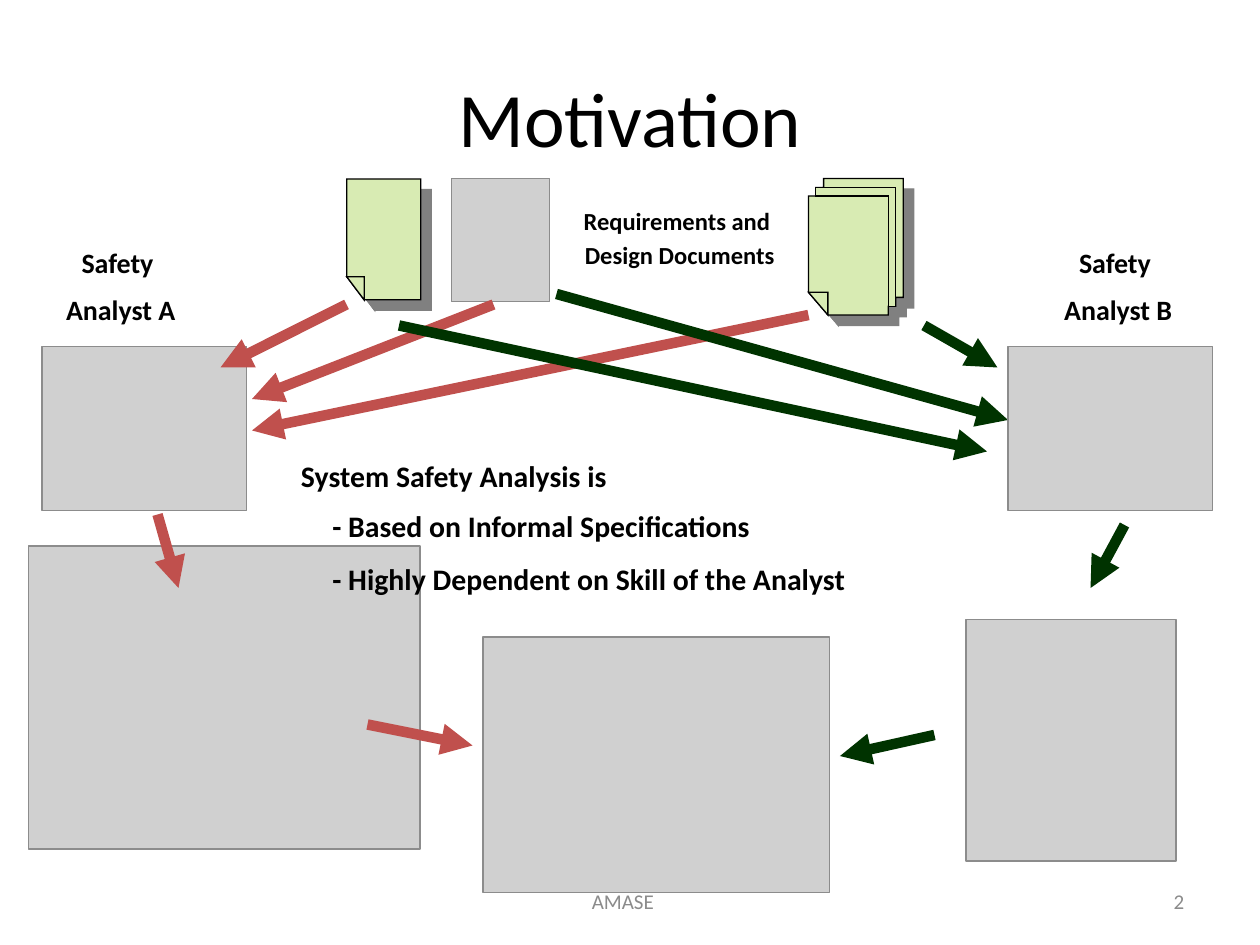
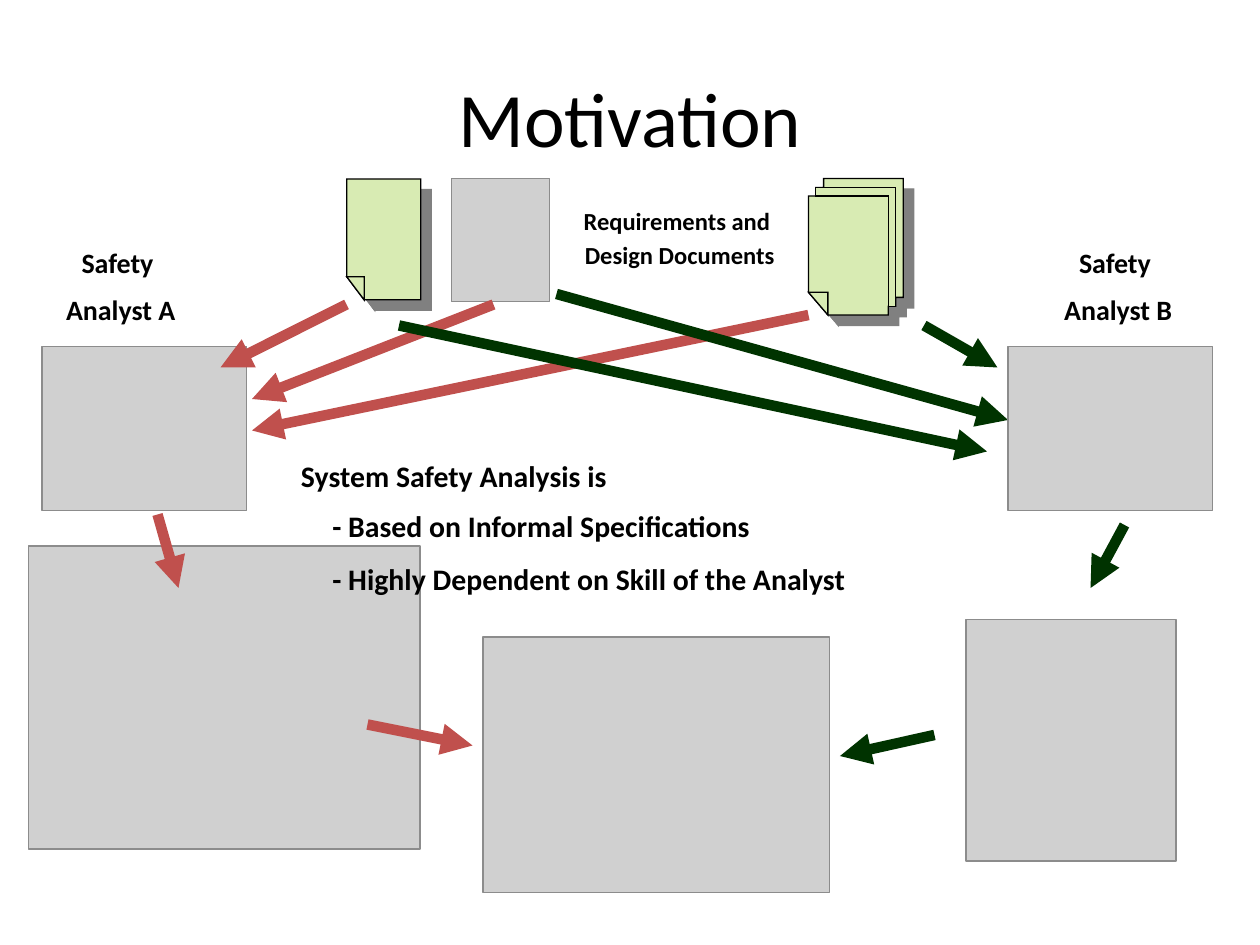
Before and after one commit to dkstewart/Presentations, a slide deck: slide 2 of nasa_year_end_review_2018.pptx. Drawn at 1260x945 pixels with LibreOffice and Linux fonts; fonts in the diff are those of the drawing; grey boxes stand for pictures. Boxes give left, top, right and bottom in pixels: in the first picture for what was removed or moved away, otherwise in the second. Text is boxed around its words. In the diff, an @@ line names an element or a change of style, - is before the commit and + after.

```diff
--- a/nasa_year_end_review_2018.pptx
+++ b/nasa_year_end_review_2018.pptx
@@ text removed at [592,891,654,909] @@
-AMASE
@@ page number removed at [1174,895,1185,909] @@
-2
```
Also in this commit, not shown: 11 other slides changed, 28 slides added, 36 slides removed.
